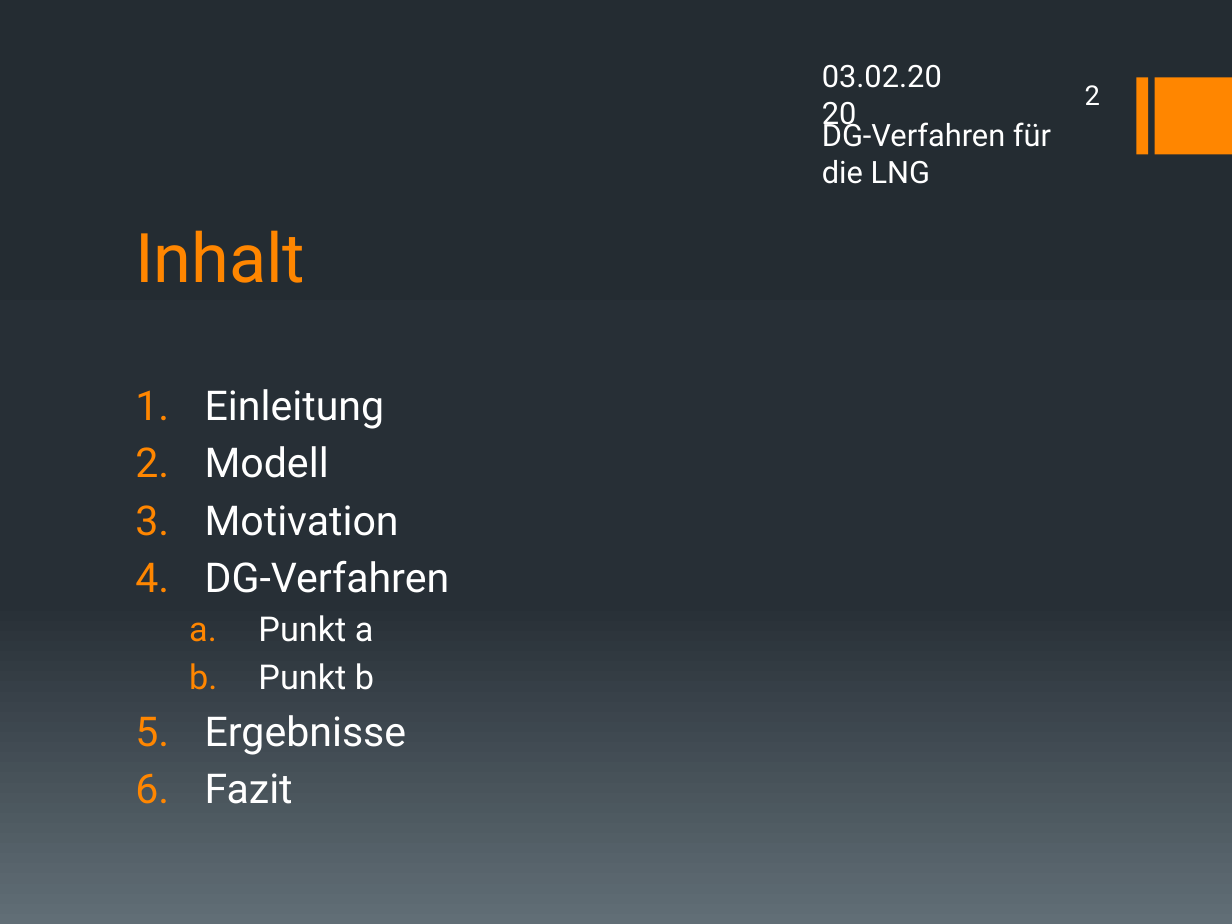
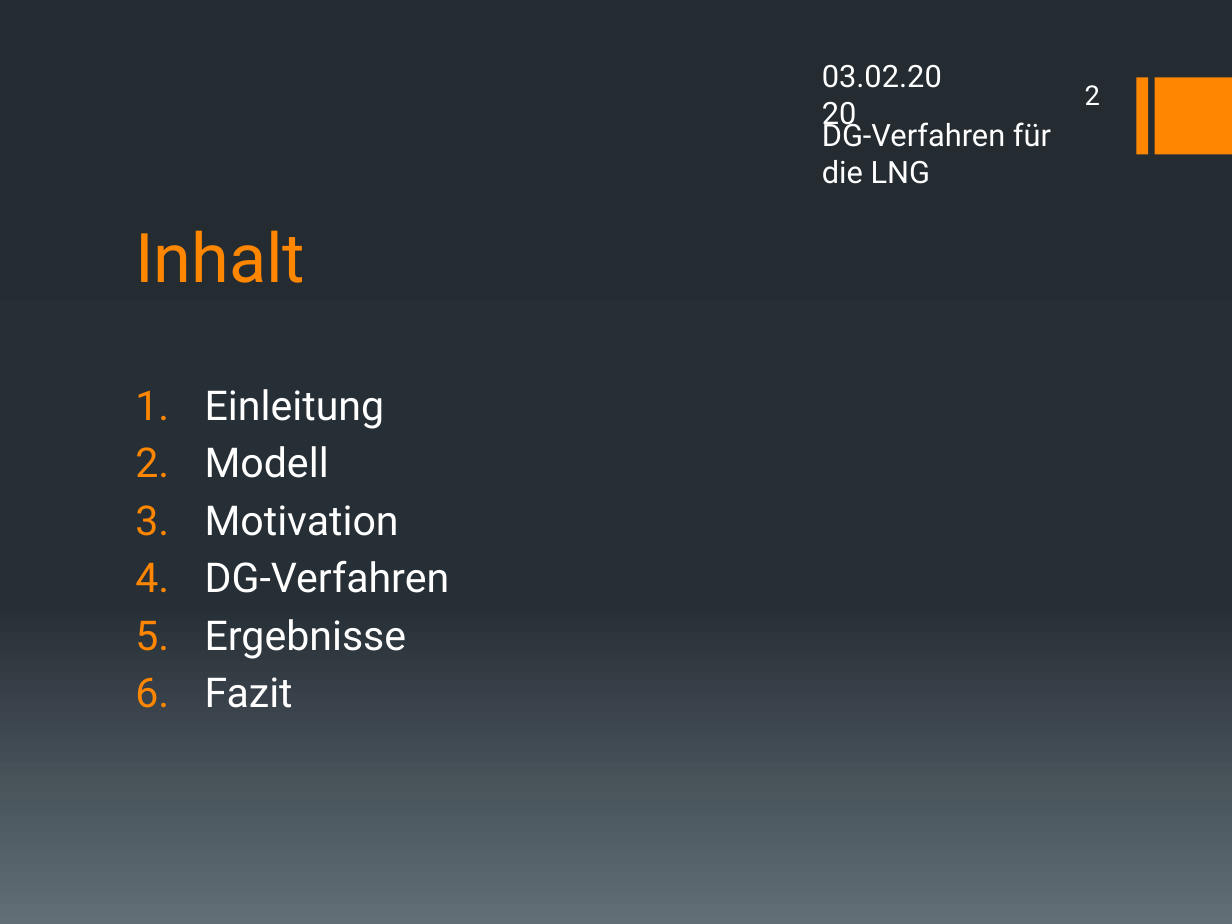
Before and after one commit to DerKleineGauss/Masterarbeit, a slide deck: slide 2 of Abschlussvortrag/Präsentation.pptx. Drawn at 1232x924 pixels with LibreOffice and Linux fonts; fonts in the diff are those of the drawing. Boxes give left, top, right and bottom in pixels: in the first picture for what was removed or moved away, otherwise in the second. Text is boxed around its words. In the diff, an @@ line names an element or a change of style, - is before the commit and + after.

```diff
--- a/Abschlussvortrag/Präsentation.pptx
+++ b/Abschlussvortrag/Präsentation.pptx
@@ text at [258,615,374,690]: paragraphs removed @@
-  a. Punkt a
-  b. Punkt b
```
Also in this commit, not shown: 6 other slides changed, 14 slides added, 7 slides removed.
